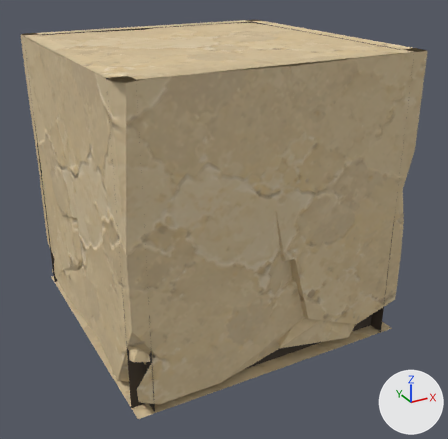
Two versions of the glTF model assets/custom/models/ground_modules/ground_square_island_09.glb, one commit apart.
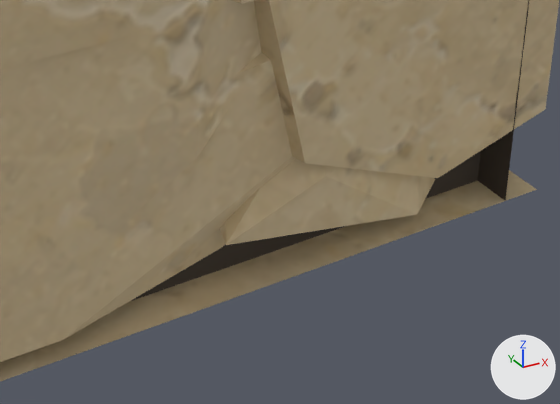
The first picture shows the older version from a 50 mm camera at (-0.478, -1.401, 1.288) aimed at (0.526, 0.424, 0.376). The close-ups show the older and then the newer version on the part from 44% to 89% of the width and 59% to 92% of the height of that picture. Only the edits that show in the close-ups are written down. The axes (+X, +Y, +Z) are drawn at lower right. The lights are the same throughout.

Objects in the first close-up: 'GroundSquareIsland09_Body'.
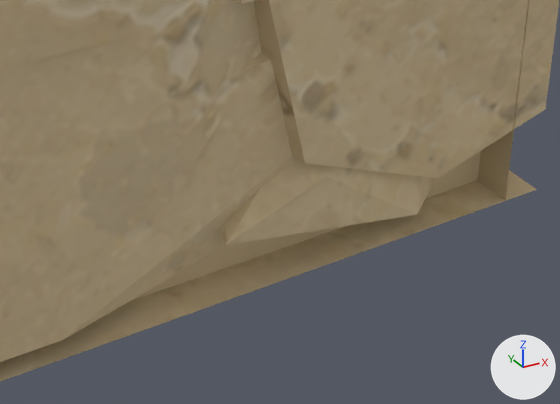
Patch to the scene script:
```diff
--- a/assets/custom/models/ground_modules/ground_square_island_09.glb.py
+++ b/assets/custom/models/ground_modules/ground_square_island_09.glb.py
@@ mat_groundmodulerecess @@
 mat_groundmodulerecess = principled_material('GroundModuleRecess')
-mat_groundmodulerecess.base_color = (0.06, 0.045, 0.032)  # brown #453c32
+mat_groundmodulerecess.base_color = (0.61, 0.48, 0.28)  # beige #cdb890
 mat_groundmodulerecess.roughness = 0.95
```

Location of each change, [x1, y1, x2, y2] in pixels of the close-ups (560 x 404 px):
'GroundSquareIsland09_Body', recoloured
    both: [122, 0, 532, 309]
